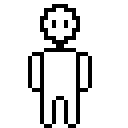
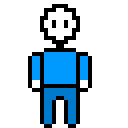
Before/after of a (128, 128) layered artwork. What changed in the layer stack:
added layer "player" above "playerv1" over [32, 52, 88, 124]
renamed "Layer #2" to "playerv1", hid it over [32, 52, 88, 124]
